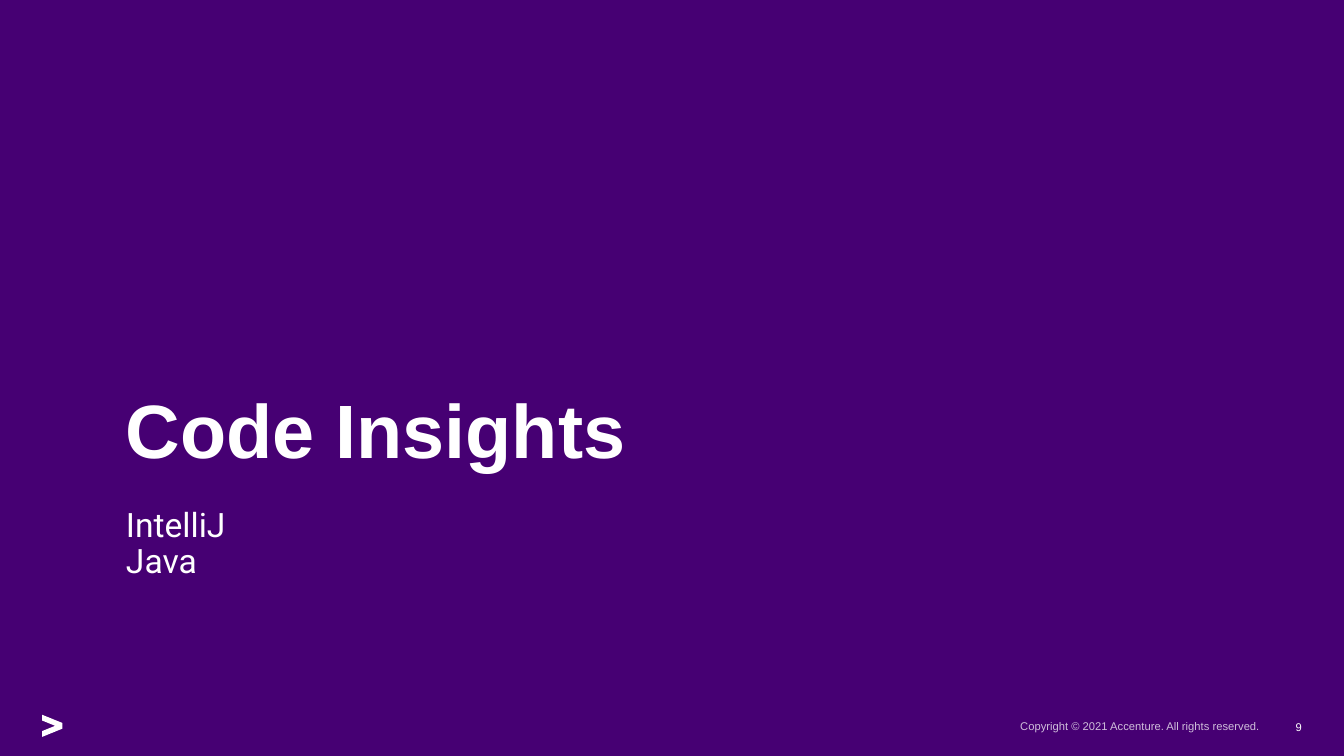
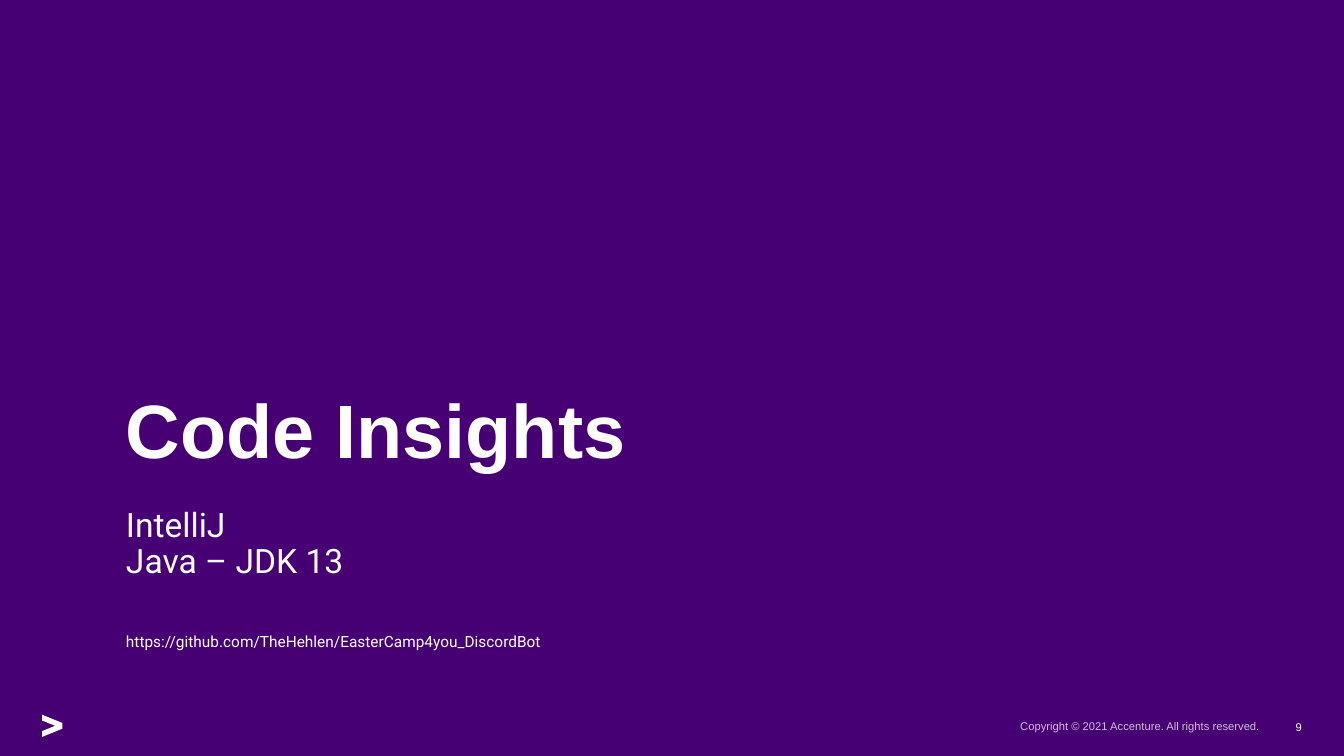
Before and after one commit to TH3Z0DIAC/EasterCamp4you_DiscordBot, a slide deck: slide 9 of easter-camp-4you.pptx. Drawn at 1344x756 pixels with LibreOffice and Linux fonts; fonts in the diff are those of the drawing; background and template pictures are left out. Boxes give left, top, right and bottom in pixels: in the first picture for what was removed or moved away, otherwise in the second. Text is boxed around its words. In the diff, an @@ line names an element or a change of style, - is before the commit and + after.

```diff
--- a/easter-camp-4you.pptx
+++ b/easter-camp-4you.pptx
@@ text at [126, 511, 541, 651]: text changed; size 24 to 11 pt @@
-IntelliJ
-Java
+IntelliJ
+Java – JDK 13
+https://github.com/TheHehlen/EasterCamp4you_DiscordBot
```
Also in this commit, not shown: 2 other slides changed.
